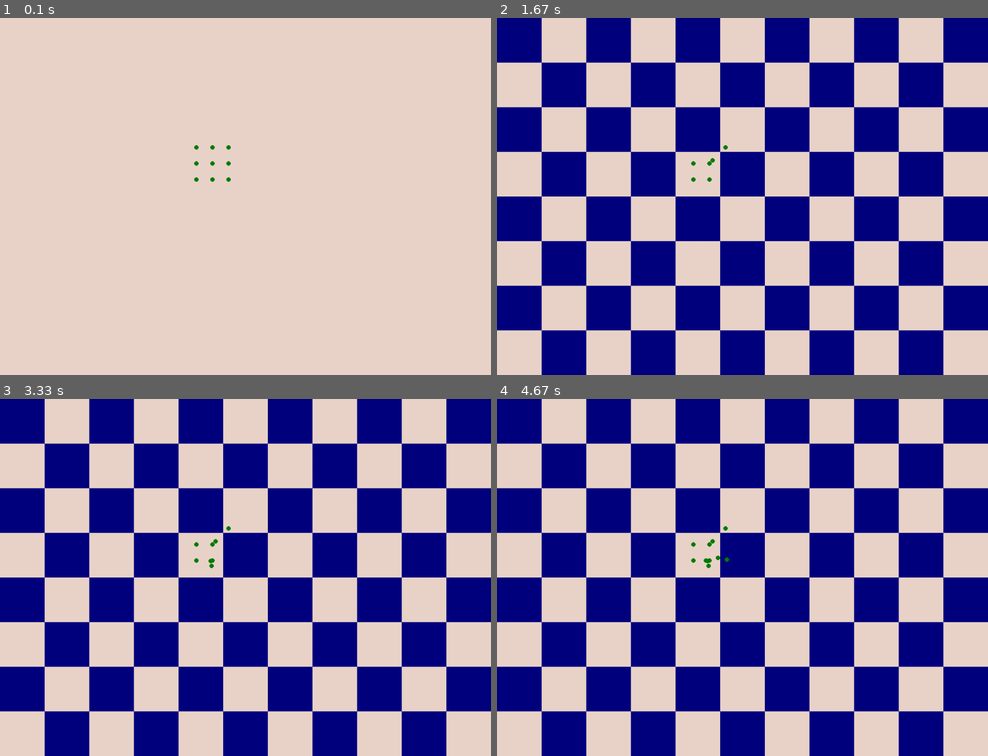
Above: before the commit, frames 1-4 (two rows, left to right).
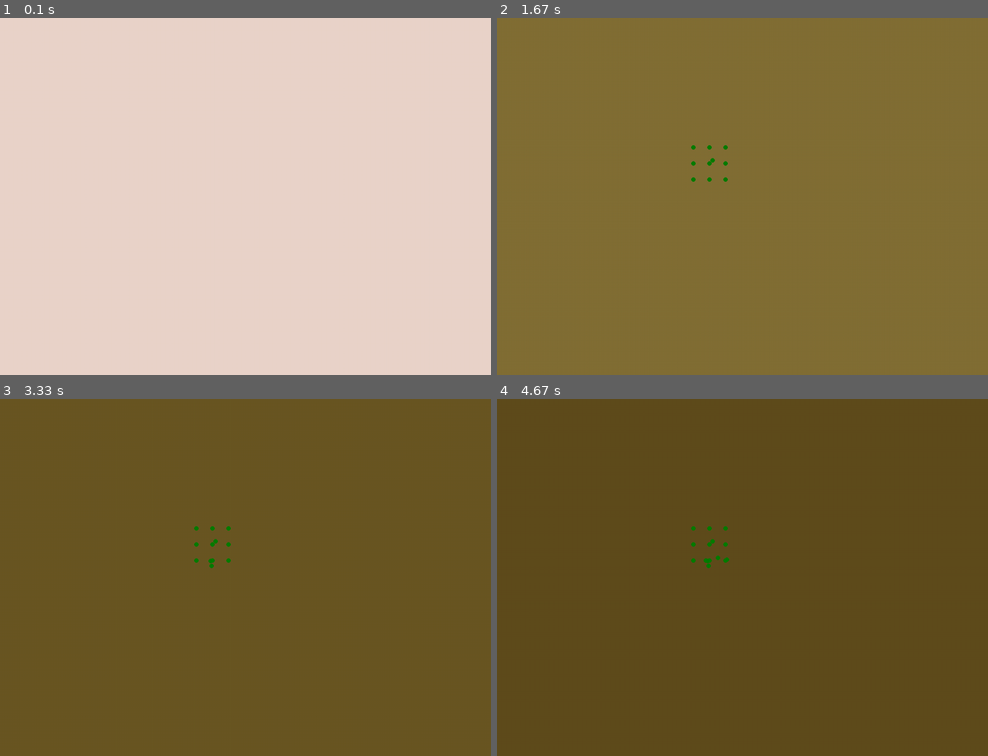
Above: after the commit, the same moments.

Repository: Rashvin20/modellingandsimulationteam20
Game: pygame game, started from main.py.py
Same seed, same stepped clock (60 frames per second), same inputs: the game is played once before the commit and once after it.
Inputs:
- Up to frame 1 (0.1 s): no input
- Up to frame 2 (1.67 s): no input
- Up to frame 3 (3.33 s): no input
- Up to frame 4 (4.67 s): no input

The runs differ from the first frame. In frame 1, 0.1% of the frame differs, in the area x 39-47%, y 35-46%; in frame 2, 100%, in the area x 0-100%, y 0-100%; in frame 3, 100%; in frame 4, 100%.

Commit message:
added nice colors for nutrients, and nutrients work, but trees don't eat them yet, so they are useless

Diff:
--- a/main.py.py
+++ b/main.py.py
@@ -6,25 +6,7 @@
 import more_function
 
 
-pygame.init()
 timer = pygame.time.Clock()
-
-# Define the background colour
-# using RGB color coding.
-background_colour = (234, 212, 202)
-
-# Define the dimensions of
-# screen object(width,height)
-# window = pygame.display.set_mode((windows_width, windows_height))
-
-# Set the caption of the screen
-pygame.display.set_caption('Modelling Project')
-
-# Fill the background colour to the screen
-window.fill(background_colour)
-
-# Update the display using flip
-pygame.display.flip()
 
 # Variable to keep our game loop running
 running = True
@@ -58,15 +40,6 @@
 
 more_function.Terminal_Show.print_nutri_map(nutri_map)
 
-def show_nutrients(nutri_map, window):
-    flag1 = True
-    for i in nutri_map:
-        for j in i:
-            if flag1:
-                pygame.draw.rect(window, (0,0,255*j.nutrient_amount),
-                                  pygame.Rect(j.x_pos,j.y_pos,nutri_quare_size,nutri_quare_size))
-            flag1 = not flag1
-
 
 # game loop
 while running:
@@ -75,13 +48,19 @@
     for event in pygame.event.get():
 
         if event.type == timestep:
-            show_nutrients(nutri_map, window)
+            #make nutrients grow
+            more_function.Simulation.nutriments_growth(nutri_map)
+            more_function.Pygame_Display.show_nutrients(nutri_map)
 
+            #make trees eat nutrients
+
+
+            #tree reproduction
+            more_function.Simulation.tree_reproduction(trees)
+            more_function.Pygame_Display.show_trees(trees)
             print("tree population:",len(trees))
-            # trees += [libs.Tree()]
-            trees_t = trees.copy() #trees at this moment in time
-            for tree in trees_t:
-                tree.reproduce(trees)
+
+            #update window
             pygame.display.update()
 
         # Check for QUIT event
--- a/more_function.py
+++ b/more_function.py
@@ -12,4 +12,33 @@
             print(lister)
 
 class Pygame_Display:
-    pass
+    @classmethod
+    def show_nutrients(cls, nutri_map):
+        for nutri_row in nutri_map:
+            for nutri in nutri_row:
+                nutri.draw_self()
+
+    # @classmethod
+    # def show_nutrients(cls, nutri_map, window):
+    #     for i in nutri_map:
+    #         for j in i:
+    #             pygame.draw.rect(window, (0,0,255*j.nutrient_amount),
+    #                             pygame.Rect(j.x_pos,j.y_pos,nutri_quare_size,nutri_quare_size))
+
+    @classmethod
+    def show_trees(cls, tree_list):
+        for tree in tree_list:
+            tree.draw_self()
+
+class Simulation:
+    @classmethod
+    def tree_reproduction(cls, trees):
+        trees_t = trees.copy() #trees at this moment in time
+        for tree in trees_t:
+            tree.reproduce(trees)
+
+    @classmethod
+    def nutriments_growth(cls, nutri_map):
+        for nutri_row in nutri_map:
+            for nutri in nutri_row:
+                nutri.replenish()
--- a/objects.py
+++ b/objects.py
@@ -1,10 +1,7 @@
 import random
 import math as m
 import pygame
-# from pygame_main import window #pygame window
-# from pygame_main import width, height
-
-from pygame_info import windows_width, windows_height, window
+from pygame_info import windows_width, windows_height, window, nutri_quare_size
 
 
 
@@ -27,11 +24,13 @@
         self.alive = True
 
         #print("xpos = ", x_pos, "y_pos", y_pos)
-        #draw tree in window
-        pygame.draw.circle(window, (0, 125, 0), [self.x_pos, self.y_pos], 5, 0)
 
         #coeficients for equations
         self.fully_grown_age = 40 # 40 years to reach max height
+
+    def draw_self(self):
+        #draw tree in window
+        pygame.draw.circle(window, (0, 125, 0), [self.x_pos, self.y_pos], 5, 0)
 
     def reproduce(self, tree_list):
         # change this to exp rand num depending on size and whatnot
@@ -90,6 +89,12 @@
 
         pass
 
+    def max_food_abs(self):
+        """
+        Maximum amount of food that tree can absorb at once
+        """
+        pass
+
 
 
 
@@ -101,6 +106,14 @@
         self.x_pos = x_pos
         self.y_pos = y_pos
 
+    def draw_self(self):
+        #draw nutri square in window
+        red = int(170 * (1 - self.nutrient_amount) + 58)
+        green = int(174* (1 - self.nutrient_amount) + 38)
+        blue = int(126 * (1 - self.nutrient_amount))
+        rect = pygame.Rect(self.x_pos,self.y_pos,nutri_quare_size,nutri_quare_size)
+        pygame.draw.rect(window, (red,green,blue), rect)
+
     def replenish(self):
         """
         simulate soil growing back its nutrients,
@@ -110,4 +123,4 @@
         coef1 = 1.3
         coef2 = 0.3
 
-        self.nutrient_amount = self.nutrient_amount * coef1 - self.nutrient_amount^2 * coef2
+        self.nutrient_amount = self.nutrient_amount * coef1 - self.nutrient_amount**2 * coef2
--- a/pygame_info.py
+++ b/pygame_info.py
@@ -6,3 +6,11 @@
 nutri_quare_size = 100
 
 window = pygame.display.set_mode((windows_width, windows_height))
+
+
+
+pygame.init()
+background_colour = (234, 212, 202)
+pygame.display.set_caption('Modelling Project')
+window.fill(background_colour)
+pygame.display.flip()
